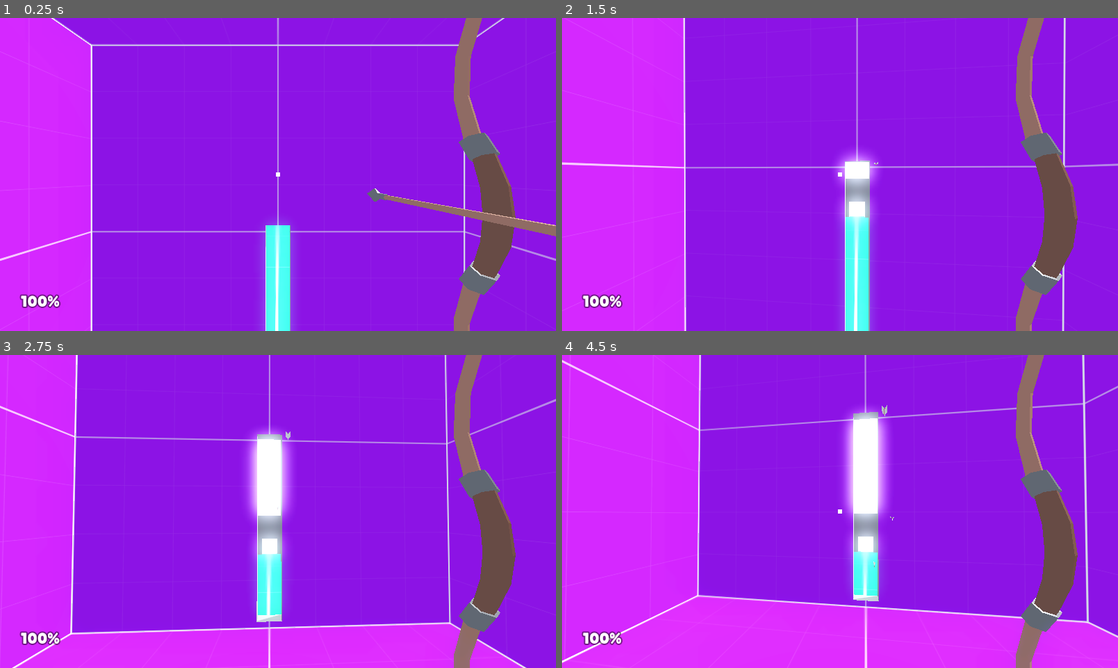
Above: before the commit, frames 1-4 (two rows, left to right).
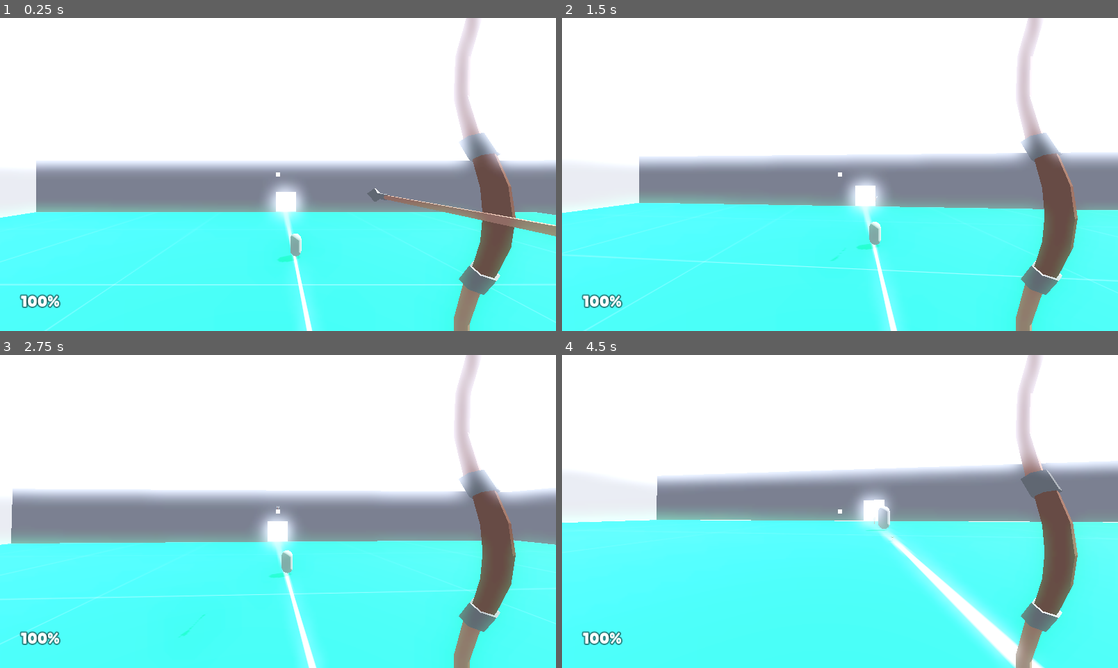
Above: after the commit, the same moments.

Repository: GearBoxFox/loopholes
Game: Godot game, scene res://scenes/main.tscn
Two runs of this game, one before a commit and one after it. Both use one fixed random seed, a clock stepped at 60 frames per second and the inputs below.
Inputs (mouse positions are in pixels of both pictures, inside the frame that each line leads up to):
- Up to frame 1 (0.25 s): no input
- Up to frame 2 (1.5 s): move the mouse to (867, 174) at 0.52 s; hold Up (ui_up) from 0.53 s (still down); click (867, 174) at 0.6 s; tap Space (jump) at 0.77 s; move the mouse to (812, 174) at 1.27 s; click (812, 174) at 1.35 s
- Up to frame 3 (2.75 s): keep holding Up (ui_up); tap Space (jump) at 1.52 s; move the mouse to (289, 505) at 2.02 s; click (289, 505) at 2.1 s
- Up to frame 4 (4.5 s): keep holding Up (ui_up); move the mouse to (834, 517) at 2.77 s; click (834, 517) at 2.85 s; tap Space (jump) at 3.02, 3.77 s; move the mouse to (878, 514) at 3.52 s; click (878, 514) at 3.6 s; move the mouse to (795, 508) at 4.27 s; click (795, 508) at 4.35 s

The runs differ from the first frame. In frame 1, 96% of the frame differs, in the area x 0-100%, y 0-100%; in frame 2, 96%; in frame 3, 96%; in frame 4, 96%.

Commit message:
attach navigation stuff to enemy

Diff:
--- a/scenes/enemies/soldier.gd
+++ b/scenes/enemies/soldier.gd
@@ -1,26 +1,35 @@
 extends CharacterBody3D
 
+var movement_speed: float = 100.0
+var movement_target_position: Vector3 = Vector3(0.0,0.0,0.0)
 
-const SPEED = 5.0
-const JUMP_VELOCITY = 4.5
+@onready var navigation_agent: NavigationAgent3D = $NavigationAgent3D
 
-@onready var navigation_agent = $NavigationAgent3D
+func _ready():
+	# These values need to be adjusted for the actor's speed
+	# and the navigation layout.
+	navigation_agent.path_desired_distance = 0.5
+	navigation_agent.target_desired_distance = 0.5
 
+	# Make sure to not await during _ready.
+	call_deferred("actor_setup")
 
-func _physics_process(delta: float) -> void:
-	# Add the gravity.
-	if not is_on_floor():
-		velocity += get_gravity() * delta
+func actor_setup():
+	# Wait for the first physics frame so the NavigationServer can sync.
+	await get_tree().physics_frame
 
-	# Get the input direction and handle the movement/deceleration.
-	# As good practice, you should replace UI actions with custom gameplay actions.
-	var input_dir := Input.get_vector("ui_left", "ui_right", "ui_up", "ui_down")
-	var direction := (transform.basis * Vector3(input_dir.x, 0, input_dir.y)).normalized()
-	if direction:
-		velocity.x = direction.x * SPEED
-		velocity.z = direction.z * SPEED
-	else:
-		velocity.x = move_toward(velocity.x, 0, SPEED)
-		velocity.z = move_toward(velocity.z, 0, SPEED)
+	# Now that the navigation map is no longer empty, set the movement target.
+	set_movement_target(movement_target_position)
 
+func set_movement_target(movement_target: Vector3):
+	navigation_agent.set_target_position(movement_target)
+
+func _physics_process(_delta):
+	if navigation_agent.is_navigation_finished():
+		return
+
+	var current_agent_position: Vector3 = global_position
+	var next_path_position: Vector3 = navigation_agent.get_next_path_position()
+
+	velocity = current_agent_position.direction_to(next_path_position) * movement_speed
 	move_and_slide()
--- a/scenes/enemies/soldier.tscn
+++ b/scenes/enemies/soldier.tscn
@@ -7,6 +7,7 @@
 [sub_resource type="CapsuleShape3D" id="CapsuleShape3D_1xjga"]
 
 [node name="Soldier" type="CharacterBody3D"]
+transform = Transform3D(5, 0, 0, 0, 5, 0, 0, 0, 5, 0, 0, 0)
 collision_layer = 4
 collision_mask = 10
 script = ExtResource("1_tw6bj")
--- a/scenes/main.tscn
+++ b/scenes/main.tscn
@@ -9,6 +9,7 @@
 [ext_resource type="Texture2D" uid="uid://b1idyu1chcfor" path="res://models/Textures/PNG/Dark/texture_01.png" id="6_vo7d2"]
 [ext_resource type="Texture2D" uid="uid://dlsdhtdy04r1o" path="res://models/Textures/PNG/Purple/texture_01.png" id="7_t7lg1"]
 [ext_resource type="Texture2D" uid="uid://bndchvrbo384d" path="res://models/Textures/PNG/Purple/texture_04.png" id="8_ygrg7"]
+[ext_resource type="PackedScene" uid="uid://bdn1b8s28eq78" path="res://scenes/enemies/soldier.tscn" id="10_8pmyu"]
 
 [sub_resource type="LabelSettings" id="LabelSettings_fpmwk"]
 font = ExtResource("3_w27de")
@@ -34,6 +35,10 @@
 [sub_resource type="StandardMaterial3D" id="StandardMaterial3D_dguql"]
 albedo_texture = ExtResource("8_ygrg7")
 
+[sub_resource type="NavigationMesh" id="NavigationMesh_aix0j"]
+
+[sub_resource type="PlaneMesh" id="PlaneMesh_45oi1"]
+
 [node name="Main" type="Node3D"]
 script = ExtResource("1_3cwbx")
 
@@ -41,7 +46,7 @@
 environment = ExtResource("1_q8fpv")
 
 [node name="Player" parent="." instance=ExtResource("3_f8rc6")]
-transform = Transform3D(7, 0, 0, 0, 7, 0, 0, 0, 7, 0, 56.2686, 0)
+transform = Transform3D(7, 0, 0, 0, 7, 0, 0, 0, 7, -8, 31.2686, -62)
 
 [node name="Sun" type="DirectionalLight3D" parent="."]
 transform = Transform3D(-0.422618, -0.694272, 0.582564, 0, 0.642788, 0.766044, -0.906308, 0.323744, -0.271654, 0, 3, 0)
@@ -197,4 +202,16 @@
 
 [node name="Decoration" type="Node" parent="."]
 
+[node name="NavigationRegion3D" type="NavigationRegion3D" parent="."]
+transform = Transform3D(13.2153, 0, 0, 0, 1, 0, 0, 0, 1.76849, 0, 0.5, 0)
+visible = false
+navigation_mesh = SubResource("NavigationMesh_aix0j")
+
+[node name="MeshInstance3D" type="MeshInstance3D" parent="NavigationRegion3D"]
+transform = Transform3D(18.4292, 0, 0, 0, 10, 0, 0, 0, 134.594, 0, 2, 0)
+mesh = SubResource("PlaneMesh_45oi1")
+
+[node name="Soldier" parent="." instance=ExtResource("10_8pmyu")]
+transform = Transform3D(5, 0, 0, 0, 5, 0, 0, 0, 5, 0, 6, -146)
+
 [connection signal="spawn_projectile" from="Player" to="." method="_on_player_spawn_projectile"]
Not shown: 1 places in scenes/main.tscn that only renumber resources
